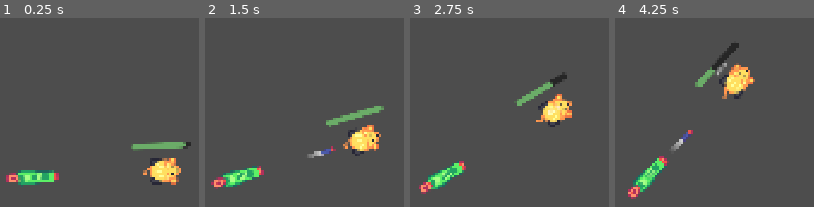
Above: before the commit, frames 1-4 (left to right).
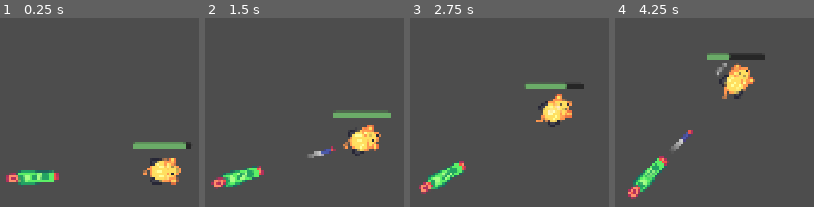
Above: after the commit, the same moments.

Repository: LanceLiang2011/M11.tower-defense_workbook
Game: Godot game, scene res://turrets/weapons/simple_cannon.tscn
Same seed, same stepped clock (60 frames per second), same inputs: the game is played once before the commit and once after it.
Inputs (mouse positions are in pixels of both pictures, inside the frame that each line leads up to):
- Up to frame 1 (0.25 s): no input
- Up to frame 2 (1.5 s): tap Enter at 0.5 s; move the mouse to (outside the picture) at 0.52 s; tap Z at 0.6, 1.35 s; click (outside the picture) at 0.67 s; tap Space at 0.77 s; move the mouse to (outside the picture) at 1.27 s; click (outside the picture) at 1.42 s
- Up to frame 3 (2.75 s): tap Space at 1.52 s; move the mouse to (521, 78) at 2.02 s; tap Z at 2.1 s; click (521, 78) at 2.17 s
- Up to frame 4 (4.25 s): move the mouse to (outside the picture) at 2.77 s; tap Z at 2.85, 3.6 s; click (outside the picture) at 2.92 s; tap Space at 3.02, 3.77 s; move the mouse to (outside the picture) at 3.52 s; click (outside the picture) at 3.67 s

The runs differ from the first frame. In frame 1, 0.3% of the frame differs, in the area x 65-96%, y 65-71%; in frame 2, 1.4%; in frame 3, 1.4%; in frame 4, 1.9%, in the area x 40-76%, y 13-37%.

Commit message:
Refactor Mob class to streamline health management and update TowerDefense scene with MobPathFollow integration

Diff:
--- a/mobs/mob.gd
+++ b/mobs/mob.gd
@@ -23,17 +23,15 @@
 		if health <= 0:
 			_die()
 
-
-var _health_bar: ProgressBar = null
-
+@onready var _health_bar: ProgressBar = %HealthBar
+@onready var _bar_pivot: Node2D = %BarPivot
 
 func _ready() -> void:
-	get_nodes()
 	setup_nodes()
 
 
-func get_nodes() -> void:
-	_health_bar = %HealthBar
+func _physics_process(_delta: float) -> void:
+	_bar_pivot.global_rotation = 0.0 # Make sure the pivot won't rotate with path
 
 
 func setup_nodes() -> void:
--- a/tower_defense.tscn
+++ b/tower_defense.tscn
@@ -1,7 +1,8 @@
-[gd_scene load_steps=4 format=4 uid="uid://cw8pgfkugv14u"]
+[gd_scene load_steps=5 format=4 uid="uid://cw8pgfkugv14u"]
 
 [ext_resource type="TileSet" uid="uid://buxud23yyccyi" path="res://map/tileset.tres" id="1_8fhpj"]
 [ext_resource type="PackedScene" uid="uid://oxi07u12ff6w" path="res://mobs/mob.tscn" id="2_axwmk"]
+[ext_resource type="Script" uid="uid://p1v6i4it8ltx" path="res://mobs/mob_path_follow.gd" id="2_g65fu"]
 
 [sub_resource type="Curve2D" id="Curve2D_8fhpj"]
 _data = {
@@ -25,5 +26,6 @@
 [node name="MobPathFollow" type="PathFollow2D" parent="Path2D"]
 position = Vector2(1984, 320)
 rotation = 3.14159
+script = ExtResource("2_g65fu")
 
 [node name="Mob" parent="Path2D/MobPathFollow" instance=ExtResource("2_axwmk")]
